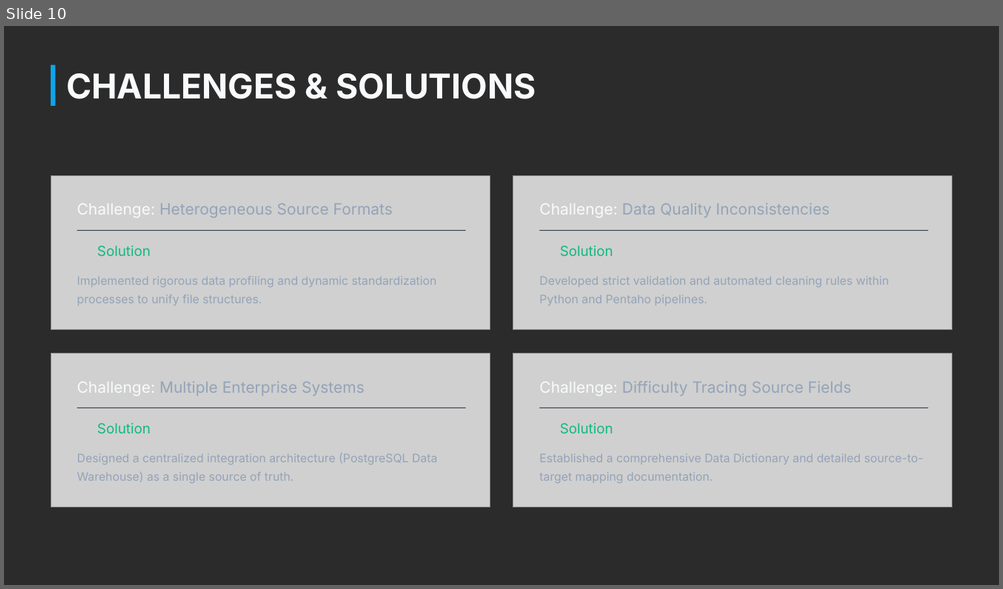
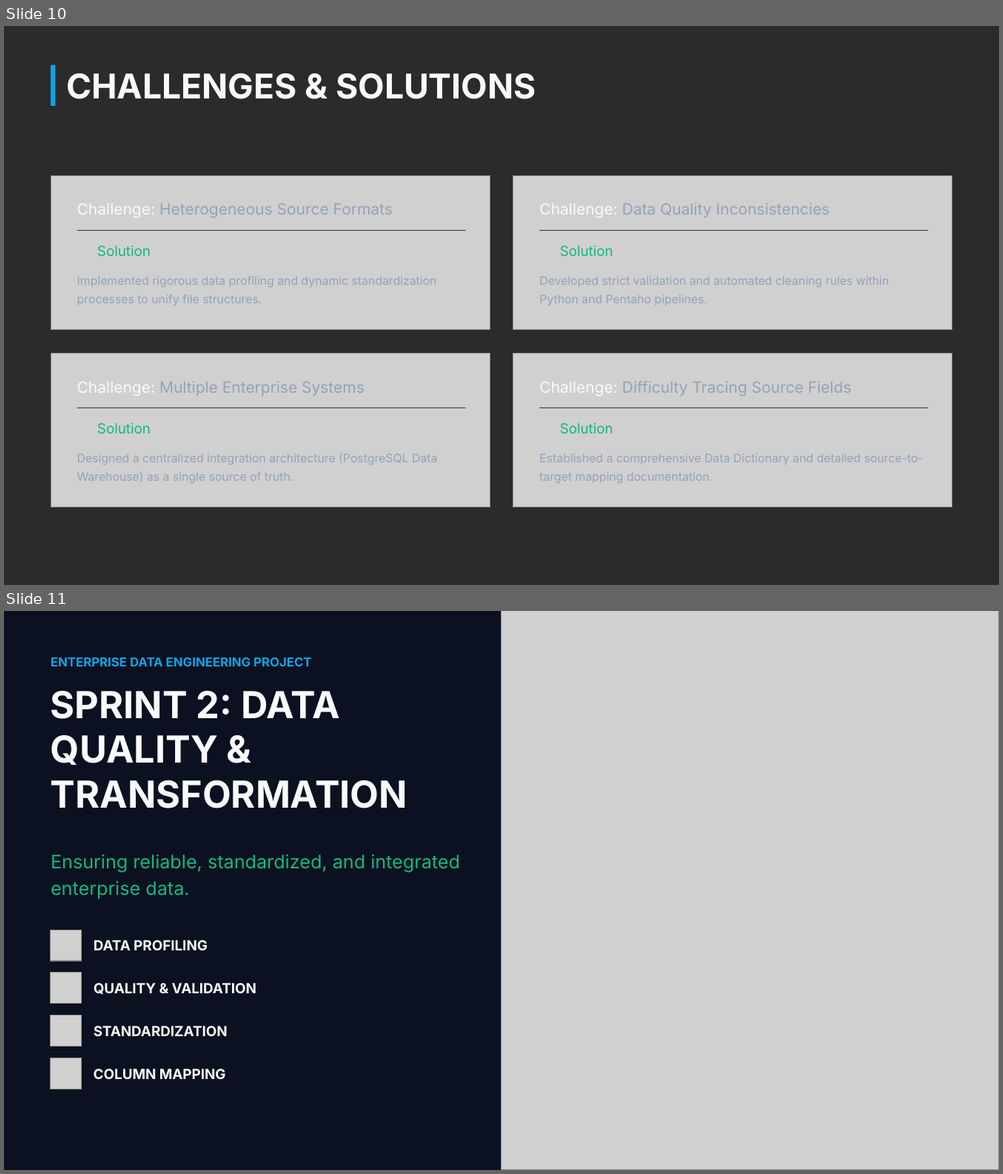
Before and after one commit to Perseus04/Enterprise-Energy-Data-Platform, a slide deck: docs/report/Enterprise Energy Data Platform Progress 1.pptx. Shown one above the other, each under a label of ours: slide 10 before the commit, slides 10 and 11 after it. The pictures are 1003x589 and 1003x1174 pixels, drawn with LibreOffice and Linux fonts; fonts in the diff are those of the drawing; grey boxes stand for pictures; background and template pictures are left out; a plain dark background stands for a picture behind light text. Boxes give left, top, right and bottom in pixels: in the first picture for what was removed or moved away, otherwise in the second. Text is boxed around its words. In the diff, an @@ line names an element or a change of style, - is before the commit and + after.

Commit message:
Updating Transformations and Documentation.

```diff
--- a/docs/report/Enterprise Energy Data Platform Progress 1.pptx
+++ b/docs/report/Enterprise Energy Data Platform Progress 1.pptx
@@ slide 11 added at [4,611,999,1170], background picture (left out) @@
@@ picture added at [502,611,999,1170] @@
@@ text added at [51,657,311,667], 12 pt, text #0EA5E9, bold @@
+ENTERPRISE DATA ENGINEERING PROJECT
@@ text added at [51,691,407,809], 36 pt, text #F8FAFC, bold @@
+SPRINT 2: DATA QUALITY & TRANSFORMATION
@@ text added at [51,854,460,899], 18 pt, text #10B981 @@
+Ensuring reliable, standardized, and integrated enterprise data.
@@ picture added at [51,931,82,962] @@
@@ text added at [94,940,208,951], 13.5 pt, text #F8FAFC, bold @@
+DATA PROFILING
@@ picture added at [51,973,82,1004] @@
@@ text added at [94,983,256,994], 13.5 pt, text #F8FAFC, bold @@
+QUALITY & VALIDATION
@@ picture added at [51,1015,82,1047] @@
@@ text added at [94,1026,227,1037], 13.5 pt, text #F8FAFC, bold @@
+STANDARDIZATION
@@ picture added at [51,1059,82,1090] @@
@@ text added at [94,1069,226,1079], 13.5 pt, text #F8FAFC, bold @@
+COLUMN MAPPING
```
Also in this commit, not shown: 1 slide changed, 7 other slides added, 1 slide removed, 25 other files.
